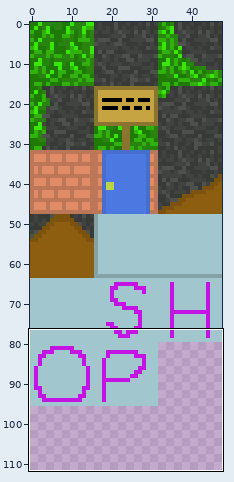
File history of a sprite sheet, core/assets/maps/tiles.png. The first picture is a wide view before the edit; the outline marks the close-up.
Close-up. Old version:
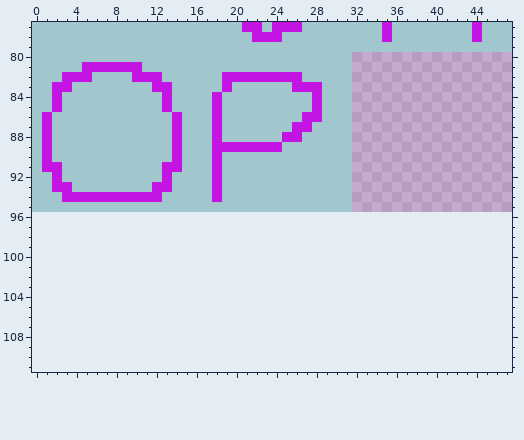
The file is 48x96 pixels. Colours within 5 levels of each other are drawn and written as one. Shown: x 0..47, y 77..111. The old version is drawn lined up with the new one, on the new canvas.
After:
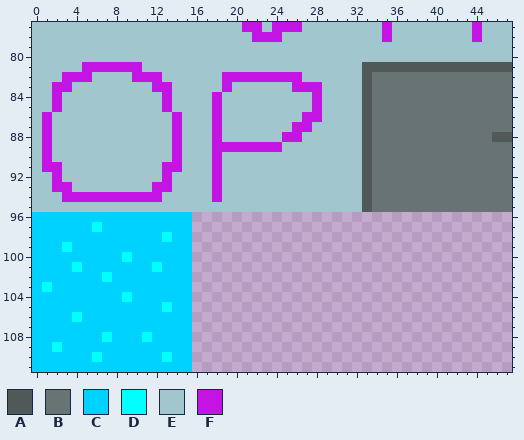
Palette (. is transparent): A #505858  B #687474  C #00d2ff  D #00ffff  E #a2c6ce  F #c414e3
Edits made:
canvas 48x96 -> 48x112
Changed rows in their new state; - is an unchanged pixel.
first column x 0:
 80 --------------------------------EEEEEEEEEEEEEEEE
 81 --------------------------------EAAAAAAAAAAAAAAA
 82 --------------------------------EABBBBBBBBBBBBBB
 83 --------------------------------EABBBBBBBBBBBBBB
 84 --------------------------------EABBBBBBBBBBBBBB
 85 --------------------------------EABBBBBBBBBBBBBB
 86 --------------------------------EABBBBBBBBBBBBBB
 87 --------------------------------EABBBBBBBBBBBBBB
 88 --------------------------------EABBBBBBBBBBBBAA
 89 --------------------------------EABBBBBBBBBBBBBB
 90 --------------------------------EABBBBBBBBBBBBBB
 91 --------------------------------EABBBBBBBBBBBBBB
 92 --------------------------------EABBBBBBBBBBBBBB
 93 --------------------------------EABBBBBBBBBBBBBB
 94 --------------------------------EABBBBBBBBBBBBBB
 95 --------------------------------EABBBBBBBBBBBBBB
 96 CCCCCCCCCCCCCCCC--------------------------------
 97 CCCCCCDCCCCCCCCC--------------------------------
 98 CCCCCCCCCCCCCDCC--------------------------------
 99 CCCDCCCCCCCCCCCC--------------------------------
100 CCCCCCCCCDCCCCCC--------------------------------
101 CCCCDCCCCCCCDCCC--------------------------------
102 CCCCCCCDCCCCCCCC--------------------------------
103 CDCCCCCCCCCCCCCC--------------------------------
104 CCCCCCCCCDCCCCCC--------------------------------
105 CCCCCCCCCCCCCDCC--------------------------------
106 CCCCDCCCCCCCCCCC--------------------------------
107 CCCCCCCCCCCCCCCC--------------------------------
108 CCCCCCCDCCCDCCCC--------------------------------
109 CCDCCCCCCCCCCCCC--------------------------------
110 CCCCCCDCCCCCCDCC--------------------------------
111 CCCCCCCCCCCCCCCC--------------------------------
Boxes around the changes in both close-ups, in picture pixels (x1, y1, x2, y2):
added: (352, 52, 512, 212)
added: (32, 212, 192, 372)
